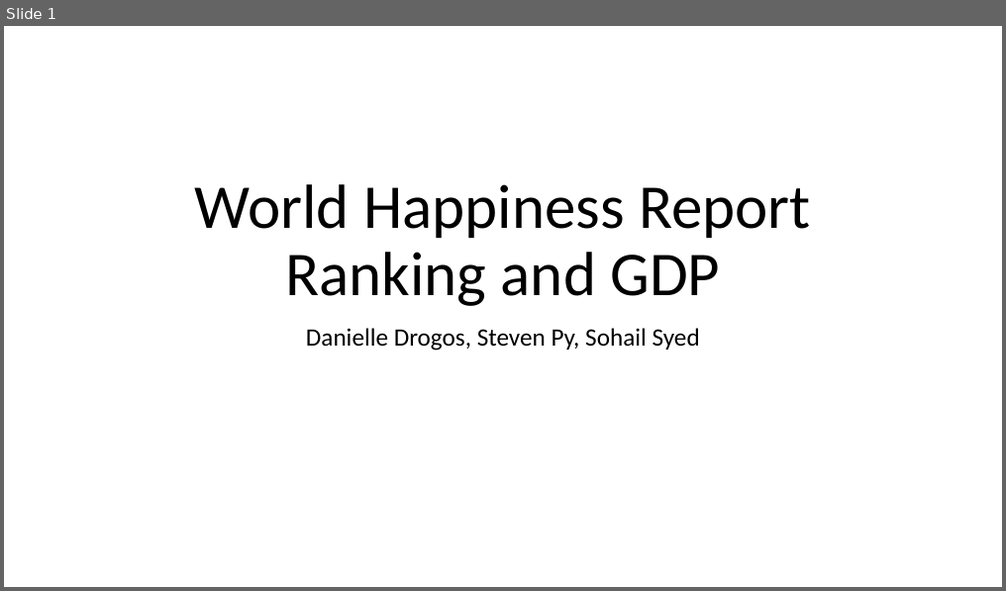
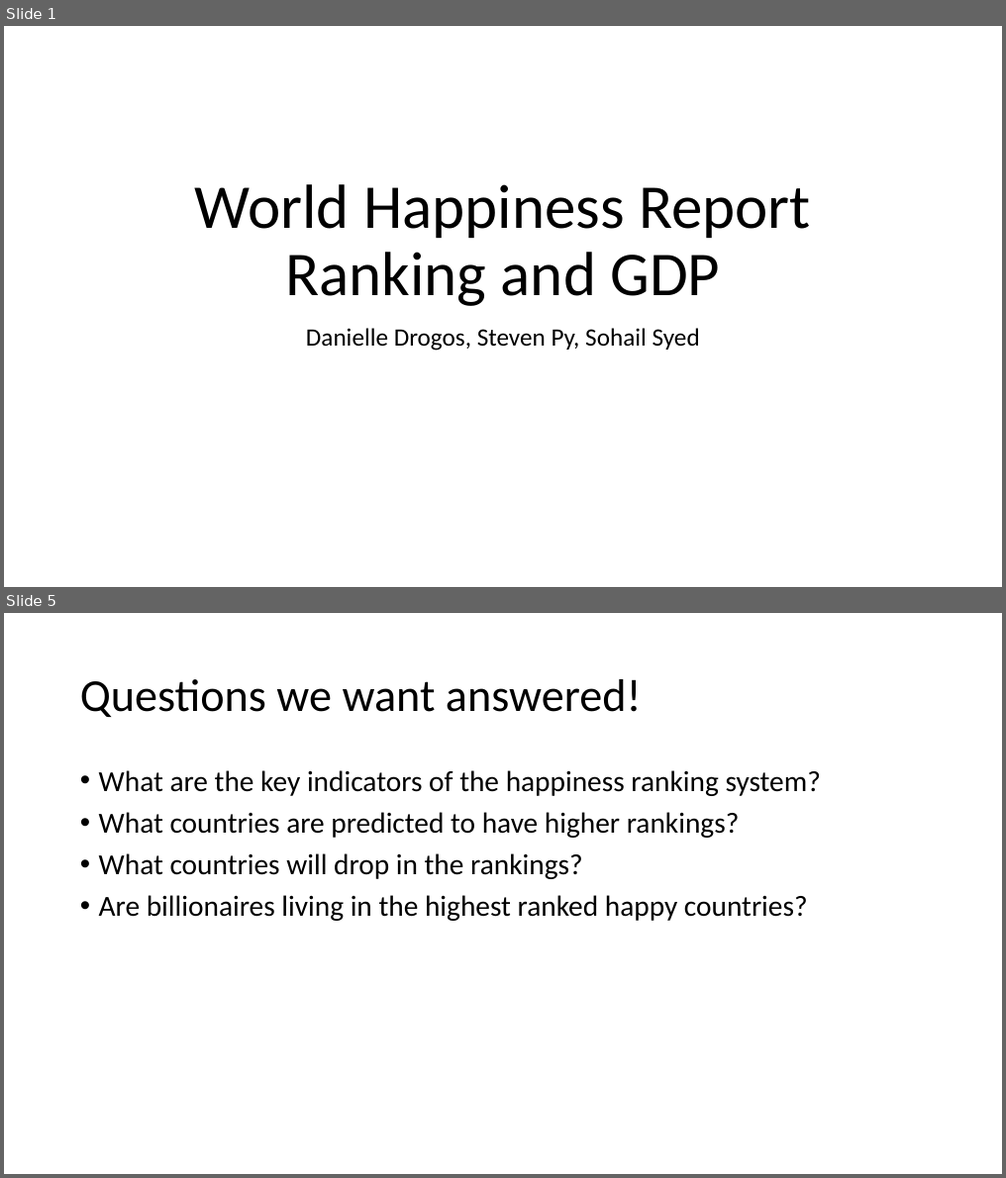
Before and after one commit to ssyed21/final-project, a slide deck: UCB_Bootcamp_Final.pptx. Shown one above the other, each under a label of ours: slide 1 before the commit, slides 1 and 5 after it; the slides between them are not shown. The pictures are 1006x591 and 1006x1178 pixels, drawn with LibreOffice and Linux fonts; fonts in the diff are those of the drawing. Boxes give left, top, right and bottom in pixels: in the first picture for what was removed or moved away, otherwise in the second. Text is boxed around its words. In the diff, an @@ line names an element or a change of style, - is before the commit and + after.

```diff
--- a/UCB_Bootcamp_Final.pptx
+++ b/UCB_Bootcamp_Final.pptx
@@ slide 5 added at (4,613,1002,1174), background #FFFFFF @@
@@ title added at (80,679,642,717), 44 pt, text #000000 @@
+Questions we want answered!
@@ text added at (99,770,821,921), 28 pt, text #000000 @@
+• What are the key indicators of the happiness ranking system?
+• What countries are predicted to have higher rankings?
+• What countries will drop in the rankings?
+• Are billionaires living in the highest ranked happy countries?
```
Also in this commit, not shown: 3 other slides added.
